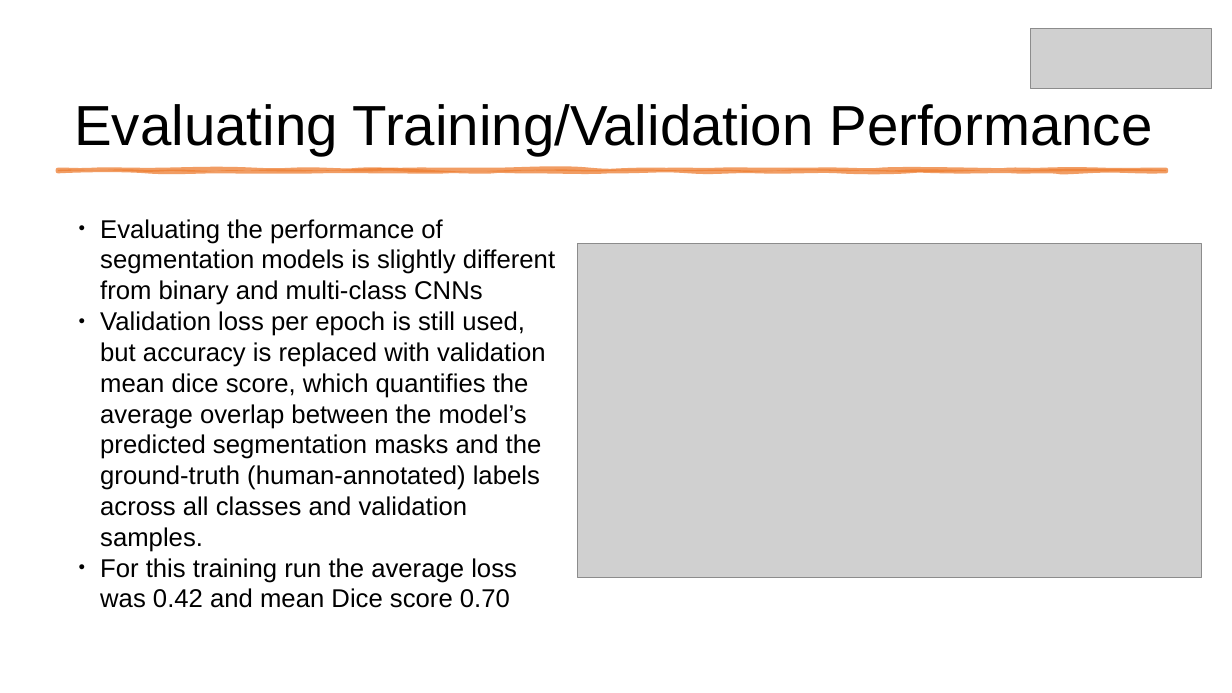
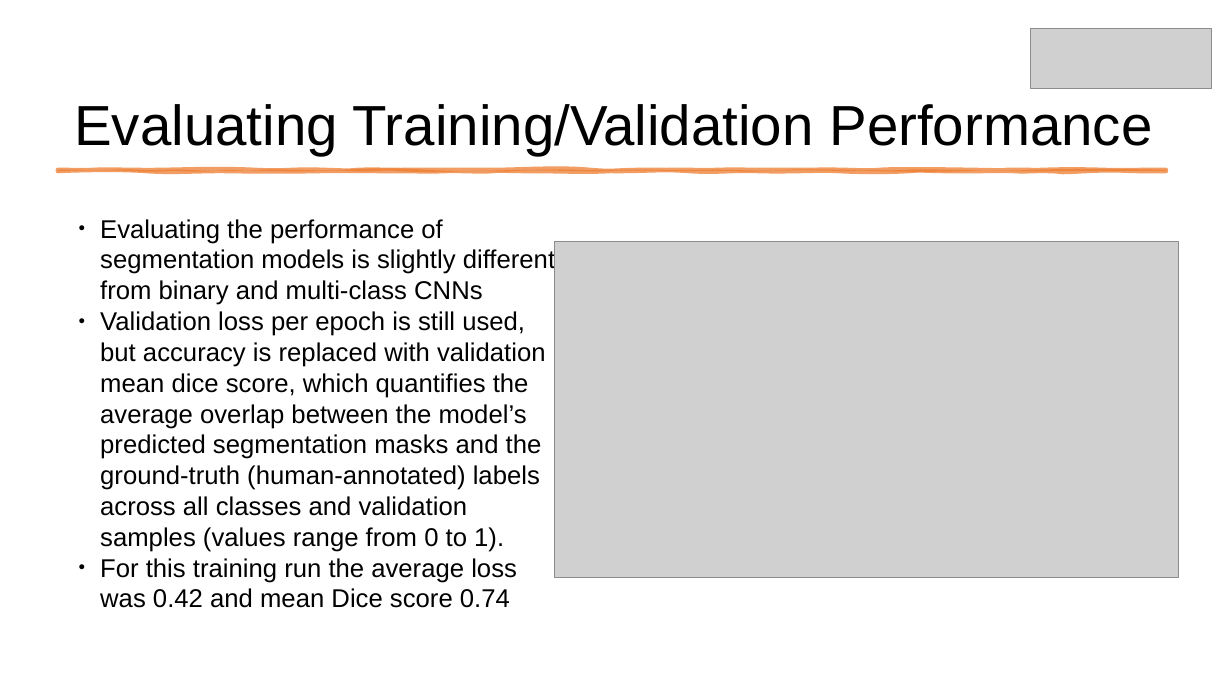
Before and after one commit to wwwinters/ssl_brainTumor, a slide deck: slide 12 of presentation/wwinters_segmentation.pptx. Drawn at 1232x693 pixels with LibreOffice and Linux fonts; fonts in the diff are those of the drawing; grey boxes stand for pictures. Boxes give left, top, right and bottom in pixels: in the first picture for what was removed or moved away, otherwise in the second. Text is boxed around its words. In the diff, an @@ line names an element or a change of style, - is before the commit and + after.

```diff
--- a/presentation/wwinters_segmentation.pptx
+++ b/presentation/wwinters_segmentation.pptx
@@ picture: place and size @@
-picture at box(578, 244, 1202, 578)
+picture at box(555, 241, 1178, 578)
@@ text at box(100, 311, 546, 608): text changed @@
-● Validation loss per epoch is still used, but accuracy is replaced with validation mean dice score, which quantifies the average overlap between the model’s predicted segmentation masks and the ground-truth (human-annotated) labels across all classes and validation samples.
-● For this training run the average loss was 0.42 and mean Dice score 0.70
+● Validation loss per epoch is still used, but accuracy is replaced with validation mean dice score, which quantifies the average overlap between the model’s predicted segmentation masks and the ground-truth (human-annotated) labels across all classes and validation samples (values range from 0 to 1).
+● For this training run the average loss was 0.42 and mean Dice score 0.74
```
Also in this commit, not shown: 15 other slides changed, 52 other files.
